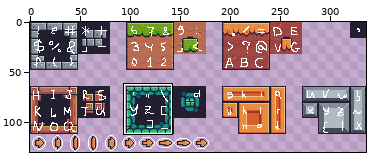
One commit to this pixel-art file: images/Terrain/Terrain (16x16).aseprite. Above: a wide view before the commit, with the close-up outlined.
Close-up. As it was:
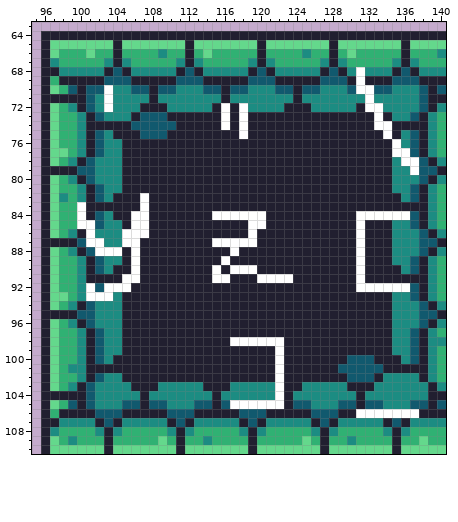
336x130 pixels, 1 frame. Shown: x 95..140, y 63..110. The commit also changed other parts of the picture, which this record leaves out.
Once edited:
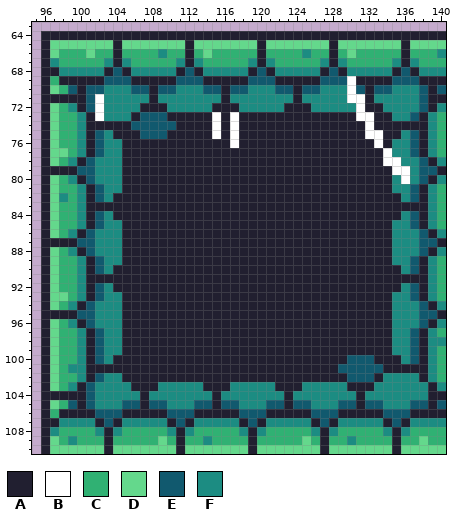
Palette (. is transparent): A #211f30  B #ffffff  C #30b173  D #64d88c  E #11596e  F #1c8c82
From old to new:
Layer "Layer 1":
y 68: x 131 B -> F
y 69: x 130..131 AB -> BA
y 70: x 103 B -> F; x 130..132 EBB -> BEA
y 71: x 102..103 FB -> BF; x 130..132 FFB -> BBA
y 72: x 102..103 FB -> BF; x 116 B -> A; x 118 B -> F; x 131..133 ABB -> BAA
y 73: x 102 E -> B; x 115..118 ABAB -> BABA; x 131..133 AAB -> BBA
y 74: x 115..118 ABAB -> BABA; x 132..134 ABB -> BAA
y 75: x 115 A -> B; x 117..118 AB -> BA; x 132..134 AAB -> BBA
y 76: x 117 A -> B; x 133 A -> B; x 135 B -> F
y 77: x 134..136 ABB -> BFF
y 78: x 134..137 AFBB -> BBFF
y 79: x 135..137 FFB -> BBF
y 80: x 136 F -> B
y 82: x 107 B -> A
y 83: x 100 B -> F; x 107 B -> A
y 84: x 100 B -> F; x 106..107 BB -> AA; x 115..120 BBBBBB -> AAAAAA; x 131..136 BBBBBB -> AAAAAF
y 85: x 100..101 BB -> FA; x 106..107 BB -> AA; x 119..120 BB -> AA; x 131 B -> A
y 86: x 101 B -> E; x 105..107 BBB -> AAA; x 119 B -> A; x 131 B -> A
y 87: x 101..102 BB -> EF; x 105..106 BB -> AA; x 115..119 BBBBB -> AAAAA; x 131 B -> A
y 88: x 102..104 BBB -> FFF; x 106 B -> A; x 117 B -> A; x 131 B -> A
y 89: x 106 B -> A; x 116 B -> A; x 131 B -> A
y 90: x 106 B -> A; x 115 B -> A; x 117..119 BBB -> AAA; x 131 B -> A
y 91: x 105..106 BB -> AA; x 115..116 BB -> AA; x 120..123 BBBB -> AAAA; x 131 B -> A
y 92: x 101 B -> A; x 103..105 BBB -> FAA; x 131..136 BBBBBB -> AAAAAF
y 93: x 101..103 BBB -> AEF
y 98: x 117..122 BBBBBB -> AAAAAA
y 99..103: x 122 B -> A
y 104: x 122 B -> F
y 105: x 117..122 BBBBBB -> EFFFEE
y 106: x 131..137 BBBBBBB -> AAAEEEA
Boxes around the changes in both close-ups, in picture pixels (x1, y1, x2, y2):
changed: (347, 67, 419, 184)
changed: (95, 85, 113, 121)
changed: (212, 103, 248, 148)
changed: (77, 193, 149, 301)
changed: (212, 211, 293, 283)
changed: (356, 211, 410, 292)
changed: (230, 337, 284, 409)
changed: (356, 409, 419, 418)
